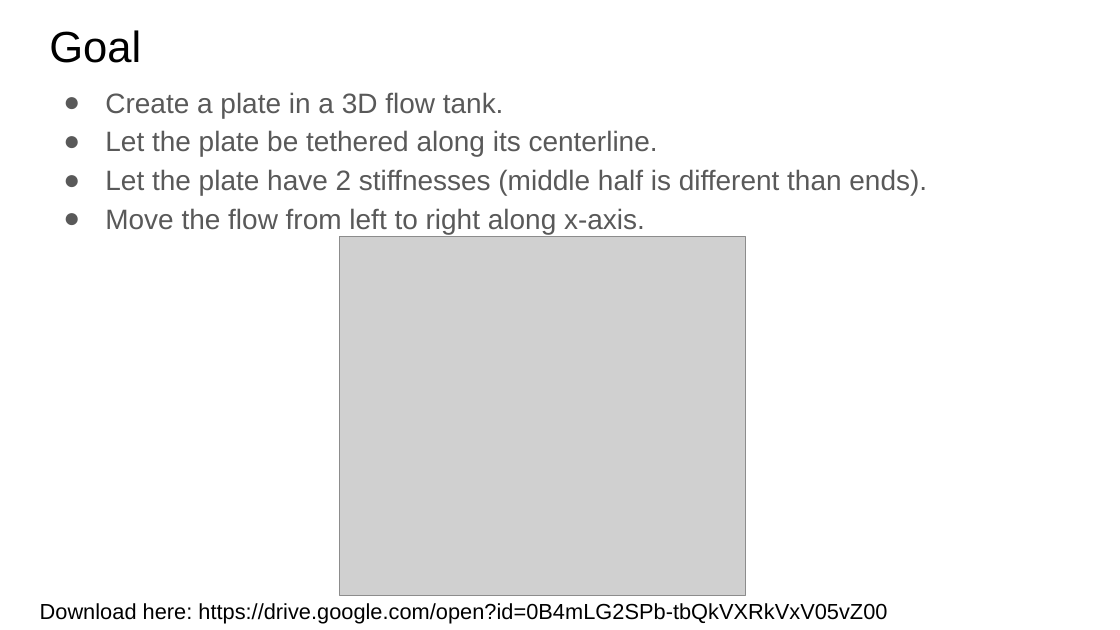
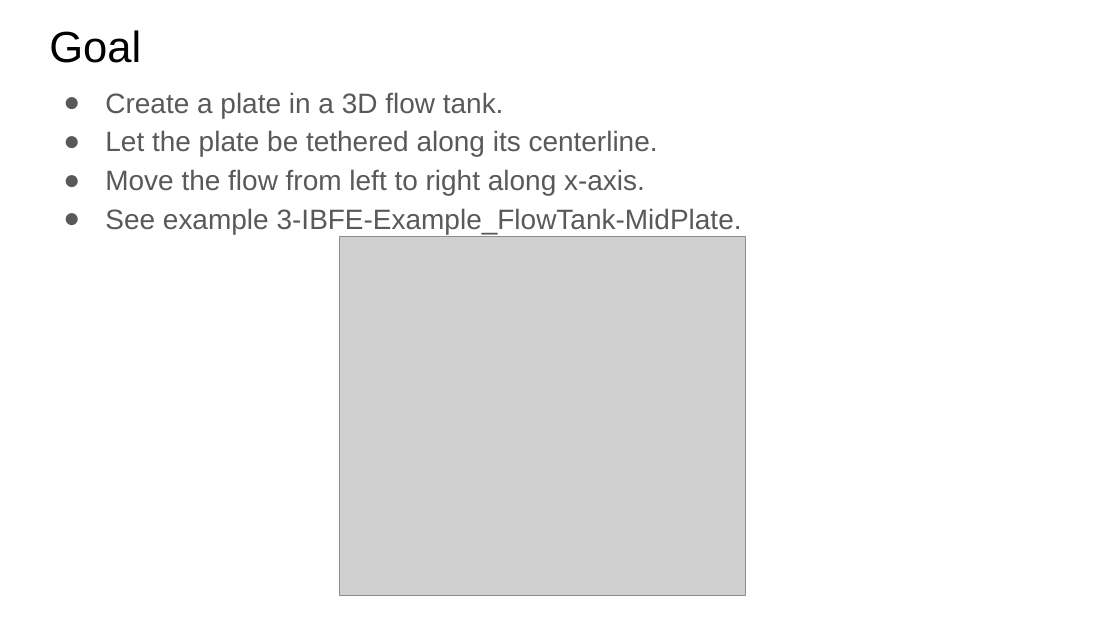
Before and after one commit to fairyflies9/IBAMR-Tutorials, a slide deck: slide 2 of IBFE Lectures/3-IBFE 3D Flow Past Objects.pptx. Drawn at 1120x630 pixels with LibreOffice and Linux fonts; fonts in the diff are those of the drawing; grey boxes stand for pictures. Boxes give left, top, right and bottom in pixels: in the first picture for what was removed or moved away, otherwise in the second. Text is boxed around its words. In the diff, an @@ line names an element or a change of style, - is before the commit and + after.

Commit message:
IBFE Lecture 5

```diff
--- a/IBFE Lectures/3-IBFE 3D Flow Past Objects.pptx
+++ b/IBFE Lectures/3-IBFE 3D Flow Past Objects.pptx
@@ text at <box>105,169,927,195</box>: paragraph removed @@
-● Let the plate have 2 stiffnesses (middle half is different than ends).
@@ text at <box>105,208,742,234</box>: paragraph added @@
+● See example 3-IBFE-Example_FlowTank-MidPlate.
@@ text removed at <box>40,603,887,624</box> @@
-Download here: https://drive.google.com/open?id=0B4mLG2SPb-tbQkVXRkVxV05vZ00
```
Also in this commit, not shown: 5 other slides changed, 1 slide added, 1 slide removed, 13 other files.
